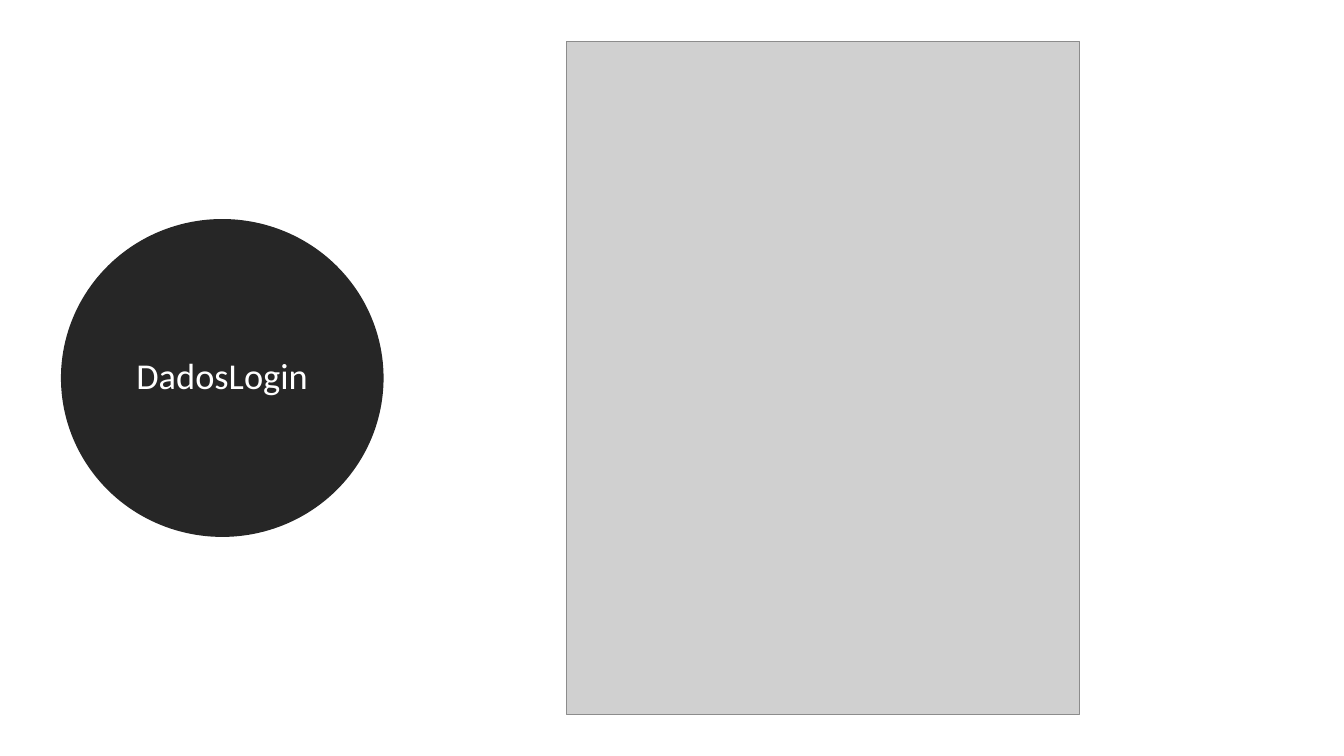
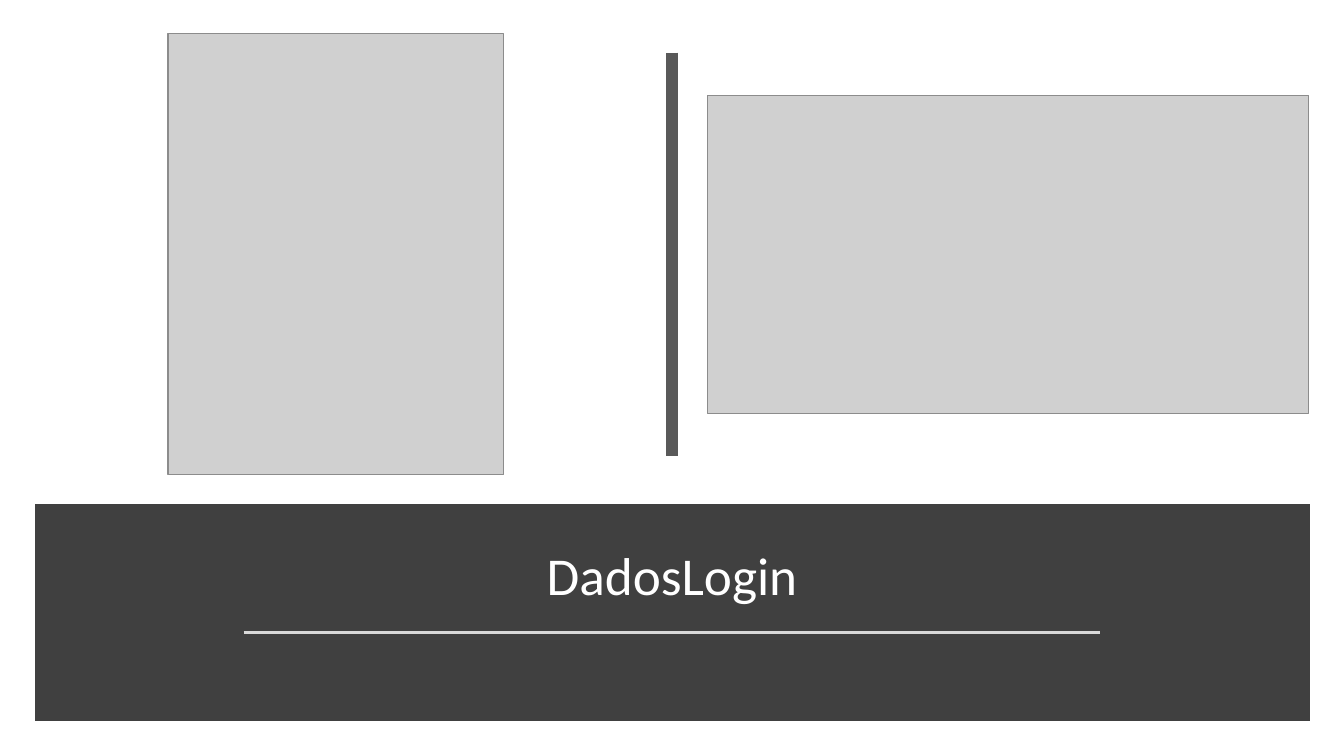
Before and after one commit to giraudgabriel/Projeto-Antenas, a slide deck: slide 38 of diagramas/Requisitos.pptx (slide 37 before the commit). Drawn at 1344x756 pixels with LibreOffice and Linux fonts; fonts in the diff are those of the drawing; grey boxes stand for pictures. Boxes give left, top, right and bottom in pixels: in the first picture for what was removed or moved away, otherwise in the second. Text is boxed around its words. In the diff, an @@ line names an element or a change of style, - is before the commit and + after.

```diff
--- a/diagramas/Requisitos.pptx
+++ b/diagramas/Requisitos.pptx
@@ picture: place and size @@
-picture at (567,41,1080,715)
+picture at (168,34,504,475)
@@ line added from (673, 52) to (673, 456), #595959 8 pt @@
@@ picture added at (708,95,1310,413) @@
@@ rectangle added at (41,511,1303,715), fill #404040, outline #404040 10 pt @@
@@ ellipse "DadosLogin": place and size @@
-ellipse "DadosLogin" at (71,229,374,527)
+ellipse "DadosLogin" at (58,524,1287,627)
@@ ellipse "DadosLogin" at (58,524,1287,627): size 26 to 38 pt; vertical alignment middle to bottom; fill #262626 to none; outline #262626 13.75 pt to none @@
@@ line added from (244, 633) to (1101, 633), #D9D9D9 1.75 pt @@
```
Also in this commit, not shown: 18 other slides changed, 1 slide added, 1 slide removed, 1 other file.
